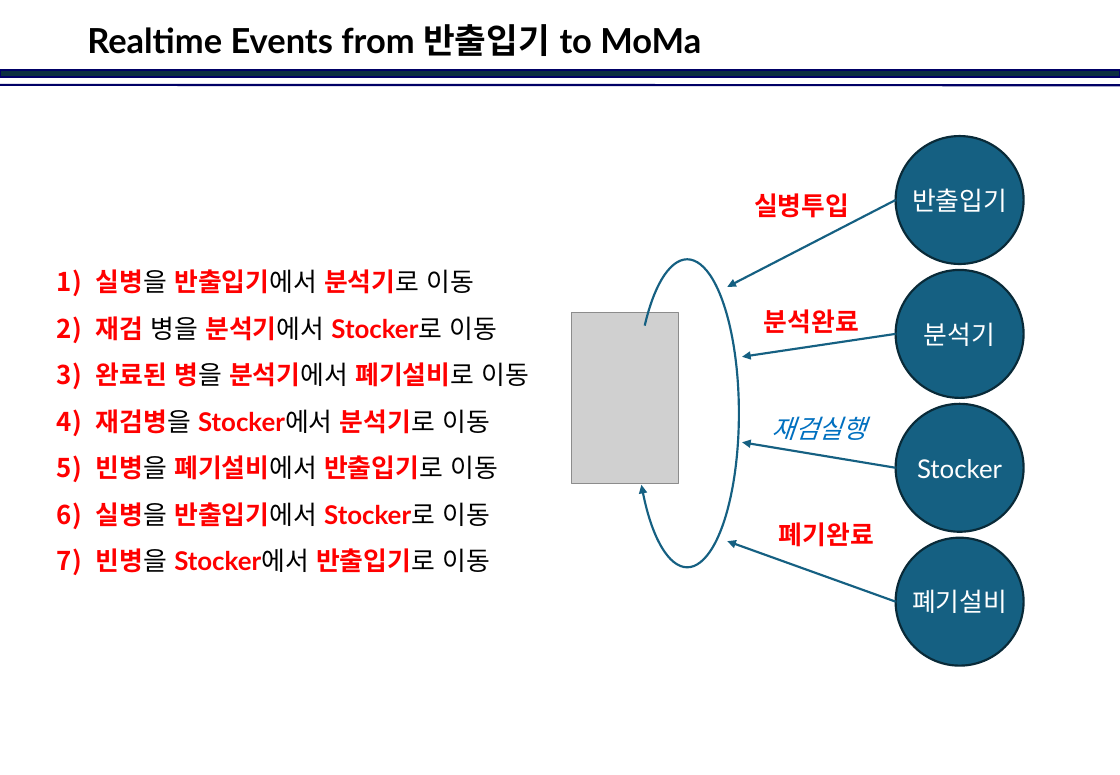
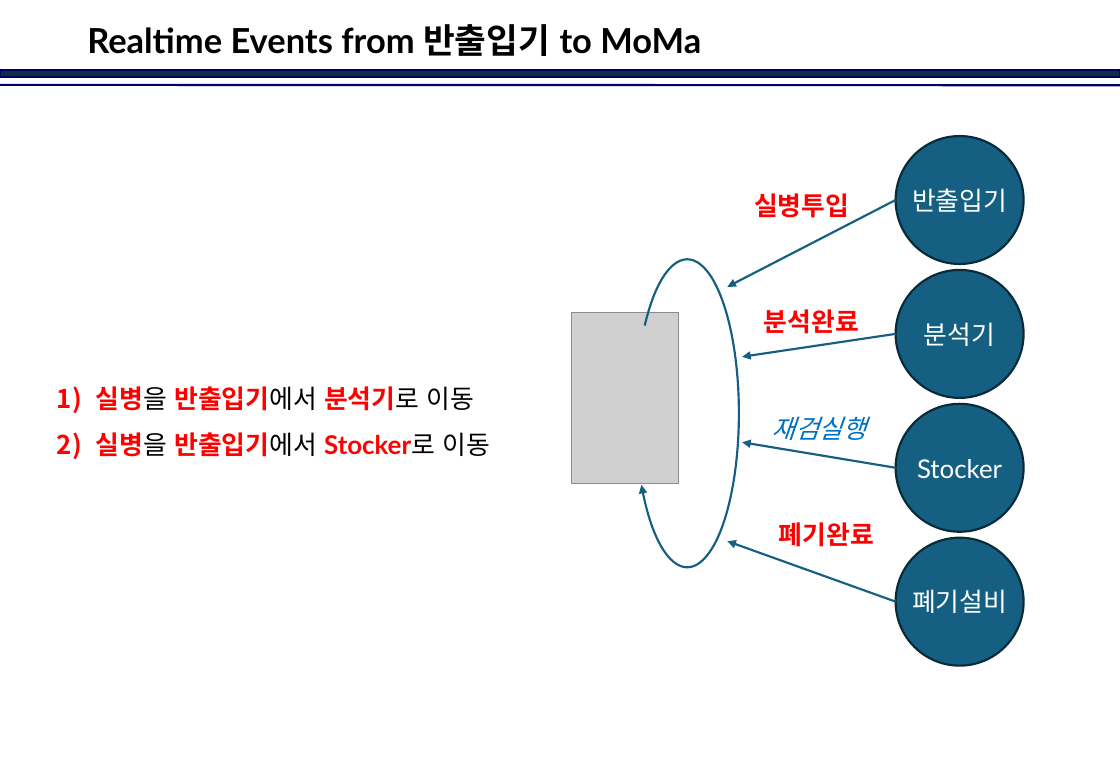
Before and after one commit to jinkabpark/SamickThk_Analysis, a slide deck: slide 14 of 허종원/Travel Scenario.pptx. Drawn at 1120x775 pixels with LibreOffice and Linux fonts; fonts in the diff are those of the drawing; grey boxes stand for pictures; background and template pictures are left out. Boxes give left, top, right and bottom in pixels: in the first picture for what was removed or moved away, otherwise in the second. Text is boxed around its words. In the diff, an @@ line names an element or a change of style, - is before the commit and + after.

```diff
--- a/허종원/Travel Scenario.pptx
+++ b/허종원/Travel Scenario.pptx
@@ text at (96, 316, 529, 480): paragraphs removed @@
-2) 재검 병을 분석기에서 Stocker로 이동
-3) 완료된 병을 분석기에서 폐기설비로 이동
-4) 재검병을 Stocker에서 분석기로 이동
-5) 빈병을 폐기설비에서 반출입기로 이동
@@ text "실병을 반출입기에서 분석기로 이동": place and size @@
-text "실병을 반출입기에서 분석기로 이동" at (96, 269, 529, 573)
+text "실병을 반출입기에서 분석기로 이동" at (96, 386, 490, 457)
@@ text at (96, 548, 490, 573): paragraph removed @@
-7) 빈병을 Stocker에서 반출입기로 이동
```
